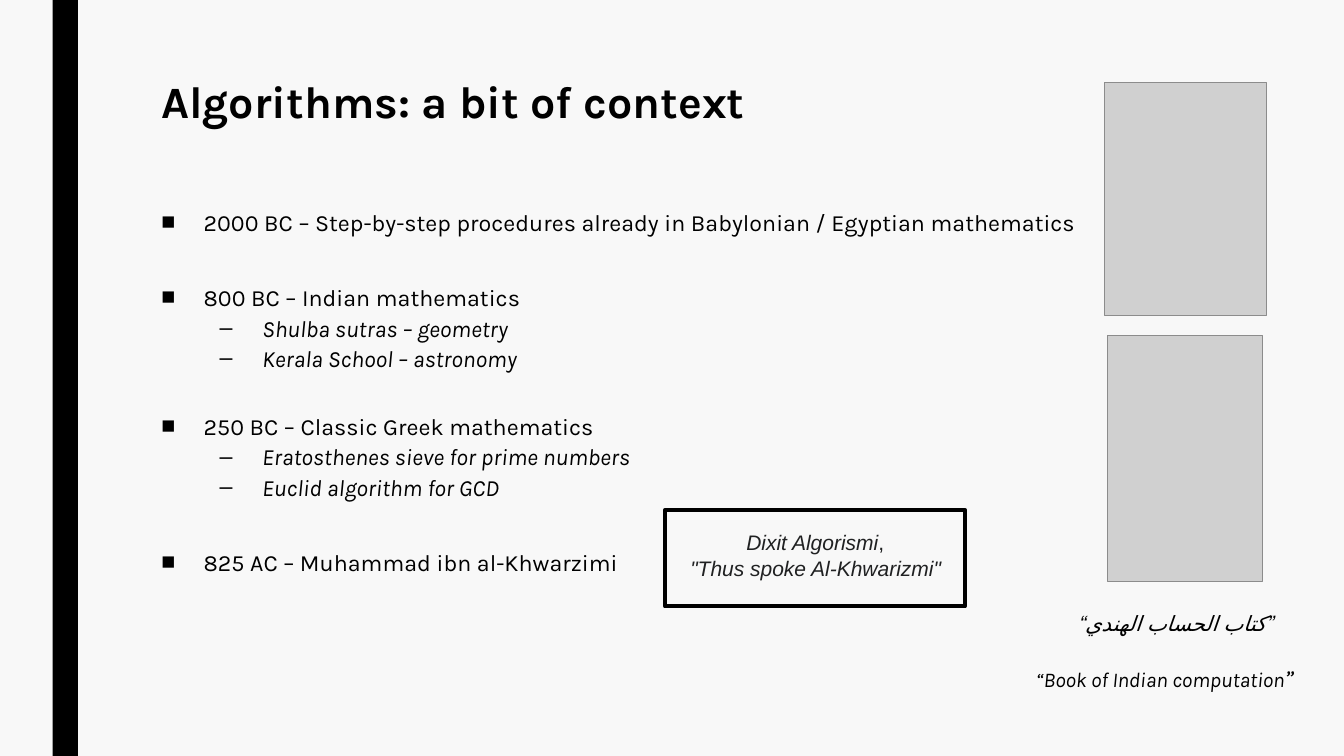
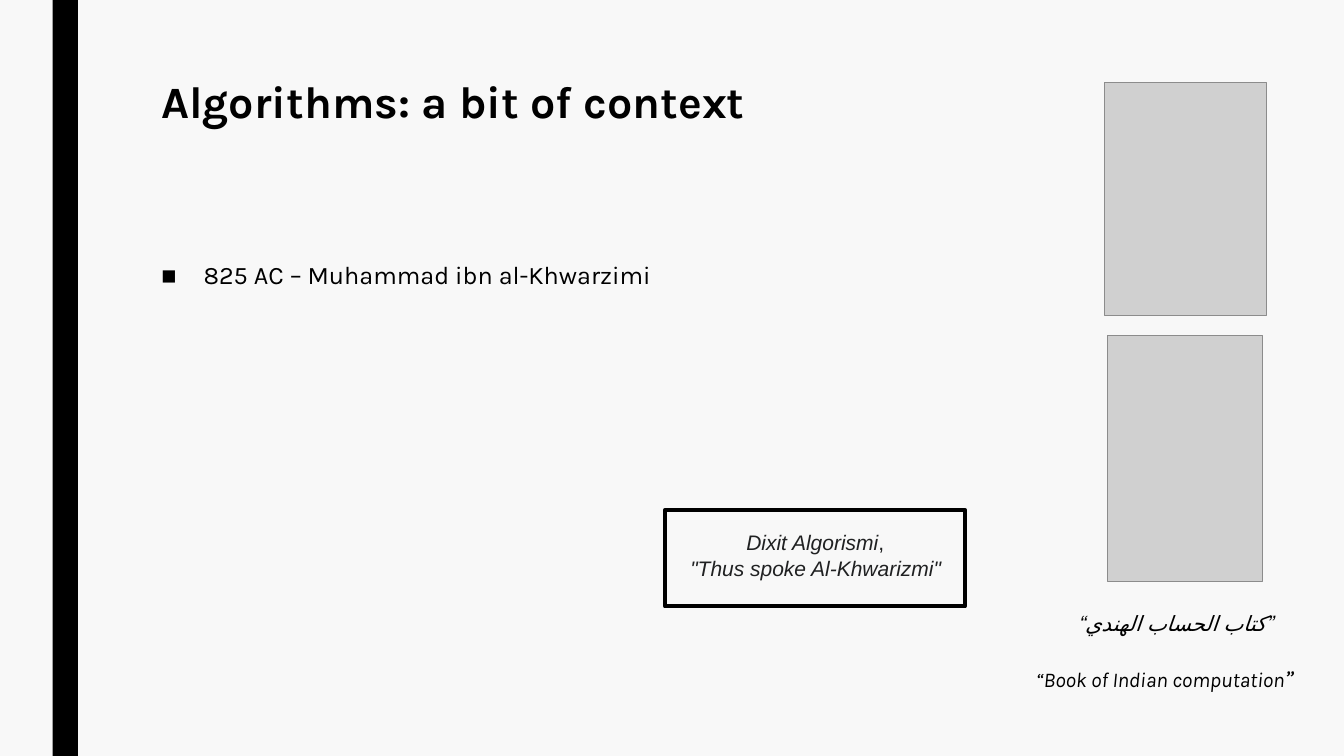
Before and after one commit to jurtasun/presentations, a slide deck: slide 7 of 202306_LMS_Complexity/230619_LMS_Complexity.ppt. Drawn at 1344x756 pixels with LibreOffice and Linux fonts; fonts in the diff are those of the drawing; grey boxes stand for pictures. Boxes give left, top, right and bottom in pixels: in the first picture for what was removed or moved away, otherwise in the second. Text is boxed around its words. In the diff, an @@ line names an element or a change of style, - is before the commit and + after.

```diff
--- a/202306_LMS_Complexity/230619_LMS_Complexity.ppt
+++ b/202306_LMS_Complexity/230619_LMS_Complexity.ppt
@@ text "825 AC – Muhammad ibn ..." at <box>204,266,651,285</box>: size 16.6 to 18 pt; line spacing 0.74 to 0.94 @@
@@ text at <box>204,215,1075,501</box>: paragraphs removed @@
-■ 2000 BC – Step-by-step procedures already in Babylonian / Egyptian mathematics
-■ 800 BC – Indian mathematics
-  – Shulba sutras – geometry
-  – Kerala School – astronomy
-■ 250 BC – Classic Greek mathematics
-  – Eratosthenes sieve for prime numbers
-  – Euclid algorithm for GCD
```
Also in this commit, not shown: 6 other slides changed, 6 slides removed.
